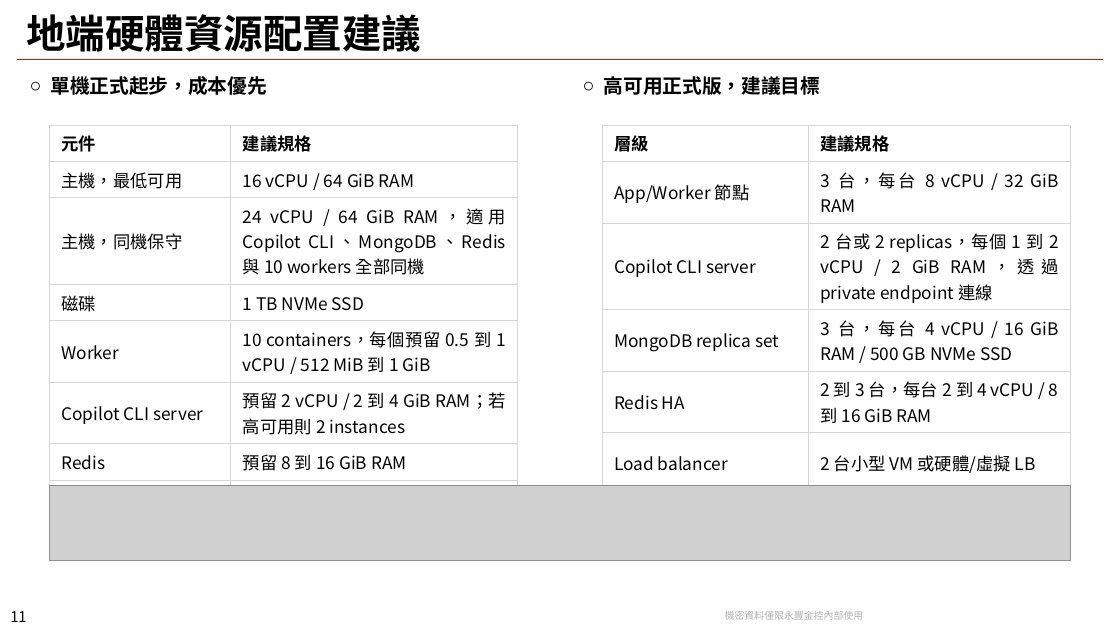
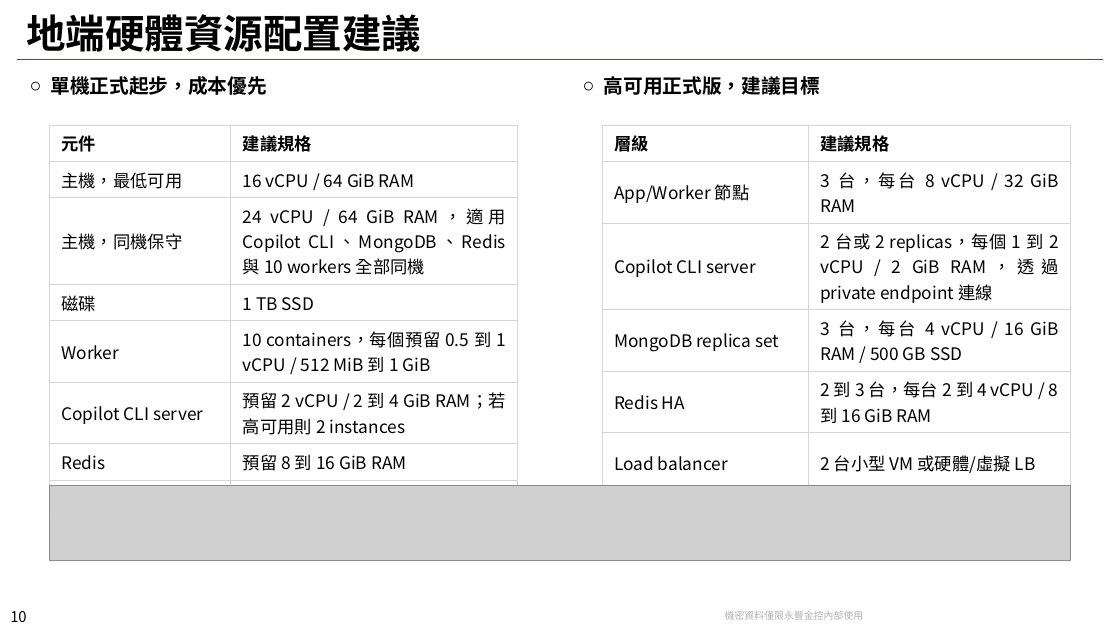
Before and after one commit to chunkai1312/temp, a slide deck: slide 10 of infogather.pptx (slide 11 before the commit). Drawn at 1120x630 pixels with LibreOffice and Linux fonts; fonts in the diff are those of the drawing; grey boxes stand for pictures; background and template pictures are left out. Boxes give left, top, right and bottom in pixels: in the first picture for what was removed or moved away, otherwise in the second. Text is boxed around its words. In the diff, an @@ line names an element or a change of style, - is before the commit and + after.

```diff
--- a/infogather.pptx
+++ b/infogather.pptx
@@ table at [49, 125, 517, 475] @@
-row 4, column 2: 1 TB NVMe SSD
+row 4, column 2: 1 TB SSD
@@ table at [602, 125, 1070, 477] @@
-row 4, column 2: 3 台，每台 4 vCPU / 16 GiB RAM / 500 GB NVMe SSD
+row 4, column 2: 3 台，每台 4 vCPU / 16 GiB RAM / 500 GB SSD
@@ page number at [10, 611, 26, 622]: text changed @@
-11
+10
```
Also in this commit, not shown: 7 other slides changed, 1 slide removed.
